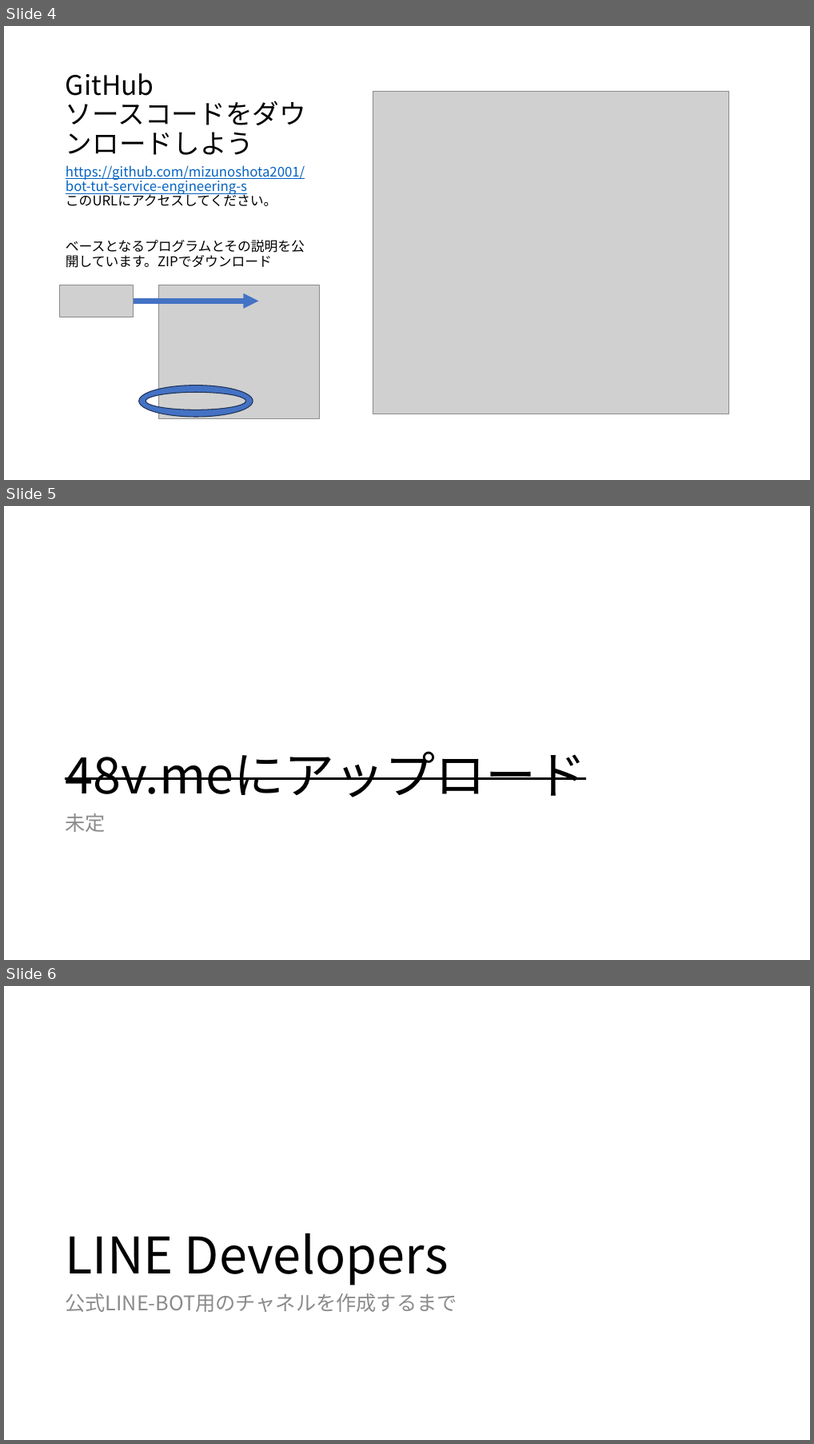
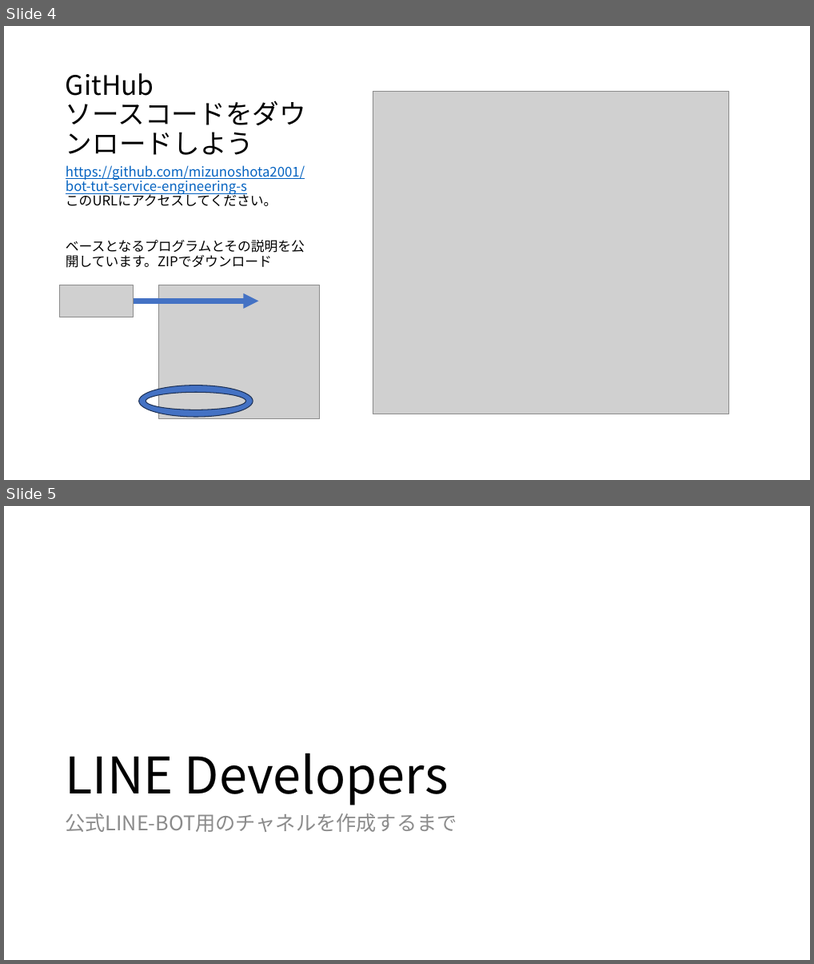
Before and after one commit to mizunoshota2001/bot-tut-service-engineering-s, a slide deck: README.pptx. Shown one above the other, each under a label of ours: slides 4, 5 and 6 before the commit, slides 4 and 5 after it. The pictures are 814x1444 and 814x964 pixels, drawn with LibreOffice and Linux fonts; fonts in the diff are those of the drawing; grey boxes stand for pictures. Boxes give left, top, right and bottom in pixels: in the first picture for what was removed or moved away, otherwise in the second. Text is boxed around its words. In the diff, an @@ line names an element or a change of style, - is before the commit and + after.

Commit message:
2024年5月21日

```diff
--- a/README.pptx
+++ b/README.pptx
@@ slide 5 removed at (4,506,810,960), background #FFFFFF @@
@@ title removed at (65,751,586,797) @@
-48v.meにアップロード
@@ text removed at (65,813,105,832) @@
-未定
@@ what was slide 6 is now slide 5 @@
```
